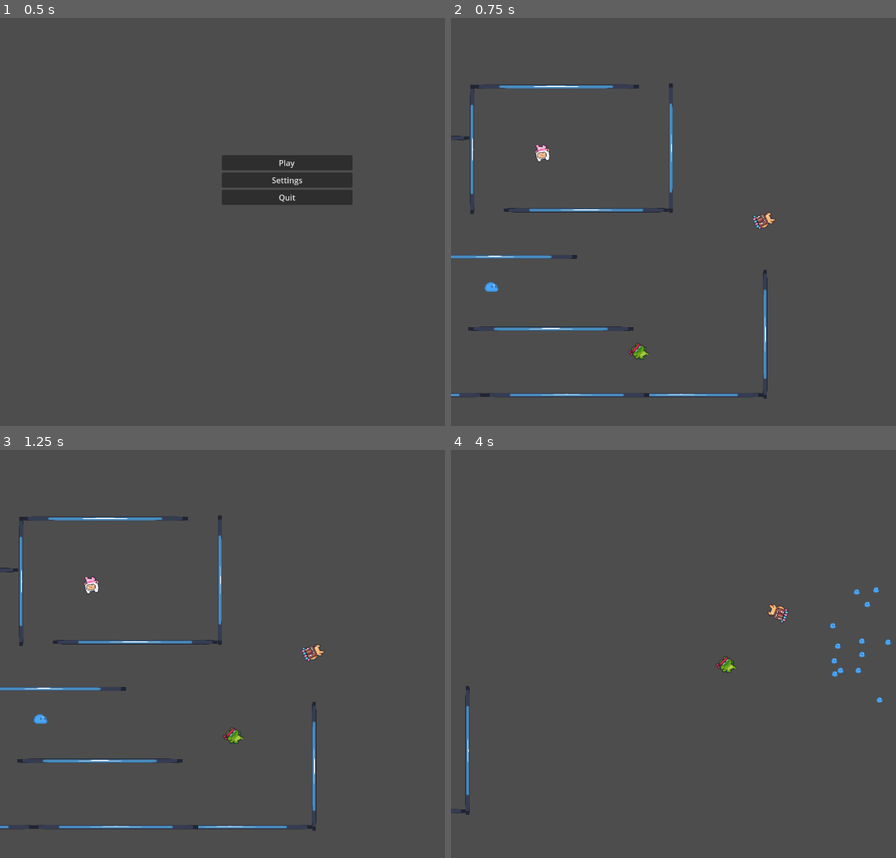
Above: before the commit, frames 1-4 (two rows, left to right).
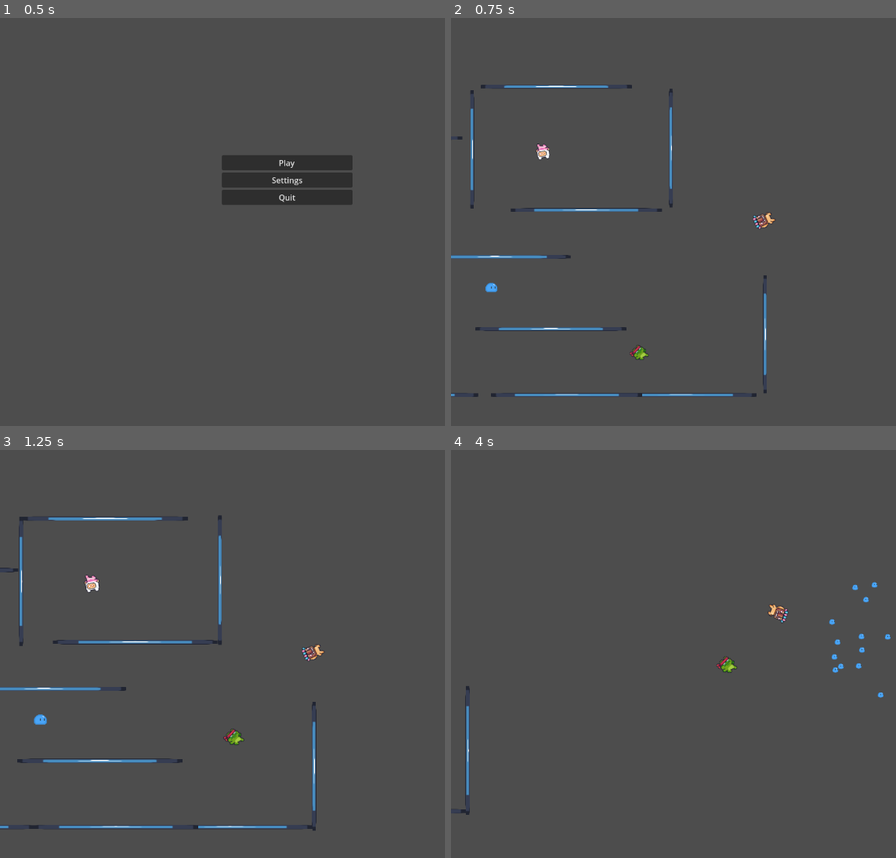
Above: after the commit, the same moments.

Repository: ArthurPesi/fundjogos
Game: Godot game, scene res://scenes/main_menu.tscn
The game is run twice, just before and just after one commit, with the same random seed, the same clock (stepped at 60 frames per second) and the same inputs. The engine's default icon, where the game draws it, is replaced by a stand-in: a white triangle on a blue panel in a dark square.
Inputs (mouse positions are in pixels of both pictures, inside the frame that each line leads up to):
- Up to frame 1 (0.5 s): no input
- Up to frame 2 (0.75 s): click "Play" at 0.5 s
- Up to frame 3 (1.25 s): no input
- Up to frame 4 (4 s): move the mouse to (outside the picture) at 1.27 s; press the mouse at (outside the picture) at 1.28 s; hold D (right) 1.28-2.03 s; move the mouse to (637, 674) at 2.02 s; release the mouse at (637, 674) at 2.03 s; hold S (down) 2.03-2.78 s; tap Space (get_weapon) at 2.1, 3.6 s; move the mouse to (829, 556) at 2.77 s; press the mouse at (829, 556) at 2.78 s; hold D (right) 2.78-3.53 s; move the mouse to (731, 743) at 3.52 s; release the mouse at (731, 743) at 3.53 s; hold W (up) from 3.53 s (still down)

Frame 1 is identical in both runs. In frame 2, 1.2% of the frame differs, in the area x 0-72%, y 15-94%; in frame 3, 0.2%; in frame 4, 0.4%.

Commit message:
added death animation to scene

Diff:
--- a/enemies/enemy_generic.tscn
+++ b/enemies/enemy_generic.tscn
@@ -13,3 +13,5 @@
 [node name="RayCast2D" type="RayCast2D" parent="."]
 
 [node name="NavigationAgent2D" type="NavigationAgent2D" parent="."]
+
+[node name="Sprite" type="Sprite2D" parent="."]
--- a/enemies/enemy_parent.gd
+++ b/enemies/enemy_parent.gd
@@ -69,7 +69,7 @@
 		curr_state = states.dead
 		$CollisionShape2D.queue_free()
 		var tween = get_tree().create_tween()
-		tween.tween_property($Sprite2D, "scale", Vector2(0,0),0.8)
+		tween.tween_property($Sprite, "scale", Vector2(0,0),0.8)
 		tween.tween_callback(queue_free)
 		world.freeze(0.5)
 		var temp_drop = drop.instantiate()
--- a/enemies/revolver_enemy.tscn
+++ b/enemies/revolver_enemy.tscn
@@ -2,16 +2,15 @@
 
 [ext_resource type="PackedScene" uid="uid://6h6ilkaxkee4" path="res://enemies/enemy_generic.tscn" id="1_egnp4"]
 [ext_resource type="Script" uid="uid://cw74wlsnt00tn" path="res://enemies/revolver.gd" id="2_0r4yr"]
-[ext_resource type="Texture2D" uid="uid://dif3pccjl1xiw" path="res://Assets 2D/NPCs/Slime/slime_die.png" id="3_pvlkk"]
+[ext_resource type="Texture2D" uid="uid://bbibllhukl0tx" path="res://Assets 2D/NPCs/Slime/slime_idle.png" id="4_hk6kh"]
 
 [node name="revolver_enemy" node_paths=PackedStringArray("weapon") instance=ExtResource("1_egnp4")]
 weapon = NodePath("revolver")
 
-[node name="Sprite2D" type="Sprite2D" parent="." index="3"]
-z_index = 1
-texture = ExtResource("3_pvlkk")
+[node name="revolver" type="Node2D" parent="." index="3"]
+script = ExtResource("2_0r4yr")
+
+[node name="Sprite" parent="." index="4"]
+texture = ExtResource("4_hk6kh")
 region_enabled = true
-region_rect = Rect2(1.19386, 4.90434, 27.5239, 25.6579)
-
-[node name="revolver" type="Node2D" parent="." index="4"]
-script = ExtResource("2_0r4yr")
+region_rect = Rect2(95.2045, 0, 32.7955, 32.8873)
--- a/enemies/shotgun_enemy.tscn
+++ b/enemies/shotgun_enemy.tscn
@@ -7,11 +7,8 @@
 [node name="shotgun_enemy" node_paths=PackedStringArray("weapon") instance=ExtResource("1_g7vba")]
 weapon = NodePath("shotgun")
 
-[node name="Sprite2D" type="Sprite2D" parent="." index="3"]
-z_index = 1
+[node name="shotgun" type="Node2D" parent="." index="3"]
+script = ExtResource("3_dql8d")
+
+[node name="Sprite" parent="." index="4"]
 texture = ExtResource("2_g7vba")
-region_enabled = true
-region_rect = Rect2(1.19386, 4.90434, 27.5239, 25.6579)
-
-[node name="shotgun" type="Node2D" parent="." index="4"]
-script = ExtResource("3_dql8d")
--- a/enemies/uzi_enemy.tscn
+++ b/enemies/uzi_enemy.tscn
@@ -7,11 +7,9 @@
 [node name="uzi_enemy" node_paths=PackedStringArray("weapon") instance=ExtResource("1_nhvon")]
 weapon = NodePath("uzi")
 
-[node name="Sprite2D" type="Sprite2D" parent="." index="3"]
+[node name="uzi" type="Node2D" parent="." index="3"]
+script = ExtResource("3_arj7d")
+
+[node name="Sprite" parent="." index="4"]
 z_index = 1
 texture = ExtResource("2_nhvon")
-region_enabled = true
-region_rect = Rect2(1.19386, 4.90434, 27.5239, 25.6579)
-
-[node name="uzi" type="Node2D" parent="." index="4"]
-script = ExtResource("3_arj7d")
--- a/enemy_holder.gd
+++ b/enemy_holder.gd
@@ -1 +1,17 @@
 extends Node2D
+
+
+func _ready():
+	var tween = get_tree().create_tween().set_parallel(true)
+	for N in get_children():
+		var sprite = N.get_node("Sprite")
+		tween.tween_property(sprite, "scale", sprite.get_scale(), 0.2).from(Vector2.ZERO)
+
+
+func reset_screen():
+	var tween = get_tree().create_tween().set_parallel(true)
+	for N in get_children():
+		tween.tween_property(N, "scale", Vector2.ZERO, 0.3)
+		if N.is_in_group("enemy"):
+			N.curr_state = N.states.dead
+		#tween.tween_callback(N.queue_free)
--- a/player.gd
+++ b/player.gd
@@ -32,7 +32,7 @@
 		emit_signal("player_dead")
 		$CollisionShape2D.queue_free()
 		var tween = get_tree().create_tween()
-		tween.tween_property($AnimatedSprite2D, "scale", Vector2.ZERO, 0.5)
+		tween.tween_property($AnimatedSprite2D, "scale", Vector2.ZERO, 0.2)
 
 
 func walk(delta: float) -> Vector2:
@@ -48,7 +48,9 @@
 	return curr_movement * MAX_SPEED
 
 func collision_should_kill(collision) -> bool:
-	return collision.is_in_group("kill") or (curr_state == state.walking and collision.is_in_group("enemy"))
+	if collision:
+		return collision.is_in_group("kill") or (curr_state == state.walking and collision.is_in_group("enemy"))
+	return false
 
 var atk_move = Vector2()
 
@@ -118,13 +120,14 @@
 			if attackCounter >= ATTACK_DURATION:
 				curr_state = state.walking
 
-	for index in get_slide_collision_count():
-		var collision = get_slide_collision(index).get_collider()
-		if collision_should_kill(collision):
-			die_player()
-		elif curr_state == state.attacking and collision.is_in_group("enemy"):
-			attackCounter = clamp(attackCounter - 0.03,0, attackCounter)
-			collision.die()
+	if curr_state != state.dead:
+		for index in get_slide_collision_count():
+			var collision = get_slide_collision(index).get_collider()
+			if collision_should_kill(collision):
+				die_player()
+			elif curr_state == state.attacking and collision.is_in_group("enemy"):
+				attackCounter = clamp(attackCounter - 0.03,0, attackCounter)
+				collision.die()
 
 	if weapon_obj:
 		if timer_weapon > 0:
--- a/scenario/wall.tscn
+++ b/scenario/wall.tscn
@@ -6,7 +6,7 @@
 
 [node name="StaticBody2D" type="StaticBody2D" groups=["obstacle"]]
 
-[node name="Sprite2D" type="Sprite2D" parent="."]
+[node name="Sprite" type="Sprite2D" parent="."]
 position = Vector2(-1.90735e-06, -1.90735e-06)
 scale = Vector2(0.15625, 0.15625)
 texture = ExtResource("1_xxgf6")
--- a/scenes/level.gd
+++ b/scenes/level.gd
@@ -15,6 +15,8 @@
 @onready var camera: Camera2D = $player/Camera2D
 @onready var noise = FastNoiseLite.new()
 @onready var pause_menu = get_node("player/Camera2D/pause_menu")
+@onready var enemy_holder: Node2D = $EnemyHolder
+@onready var navigation_region: NavigationRegion2D = $NavigationRegion2D
 
 func _ready() -> void:
 	Engine.time_scale = 1
@@ -48,7 +50,9 @@
 
 func _on_player_player_dead() -> void:
 	if get_tree():
-		await get_tree().create_timer(0.8).timeout
+		enemy_holder.reset_screen()
+		navigation_region.reset_screen()
+		await get_tree().create_timer(0.5).timeout
 		get_tree().reload_current_scene()
 
 
--- a/scenes/scene_2d.tscn
+++ b/scenes/scene_2d.tscn
@@ -1,11 +1,12 @@
-[gd_scene load_steps=10 format=3 uid="uid://dyc04ifxvo54u"]
+[gd_scene load_steps=11 format=3 uid="uid://dyc04ifxvo54u"]
 
 [ext_resource type="PackedScene" uid="uid://dw2ldmgbhypql" path="res://player.tscn" id="1_c4isy"]
 [ext_resource type="Script" uid="uid://ctrkatorla3n4" path="res://scenes/level.gd" id="1_uv5y8"]
-[ext_resource type="Texture2D" uid="uid://ccopwmupjol38" path="res://about-to-die.jpg" id="4_uv5y8"]
+[ext_resource type="Script" uid="uid://hmm3rsnadn5y" path="res://enemy_holder.gd" id="3_3gq2v"]
 [ext_resource type="PackedScene" uid="uid://cy8f7mgxlxt4j" path="res://enemies/shotgun_enemy.tscn" id="4_wei22"]
 [ext_resource type="PackedScene" uid="uid://b7vrt7ai8o8kh" path="res://enemies/uzi_enemy.tscn" id="5_0ha08"]
 [ext_resource type="PackedScene" uid="uid://b733t0yxb3u2m" path="res://scenes/pause_menu.tscn" id="5_1b6wp"]
+[ext_resource type="PackedScene" uid="uid://cndqoexpjktaj" path="res://enemy_holder.tscn" id="6_hmmf6"]
 [ext_resource type="PackedScene" uid="uid://c2bytskoefweb" path="res://enemies/revolver_enemy.tscn" id="6_qcrin"]
 [ext_resource type="PackedScene" uid="uid://pap0k0mi1h0h" path="res://scenario/wall.tscn" id="7_0ha08"]
 
@@ -17,14 +18,9 @@
 [node name="scene_2d" type="Node2D"]
 script = ExtResource("1_uv5y8")
 
-[node name="About-to-die" type="Sprite2D" parent="."]
-visible = false
-position = Vector2(568, 269)
-scale = Vector2(0.764516, 0.764516)
-texture = ExtResource("4_uv5y8")
-
 [node name="NavigationRegion2D" type="NavigationRegion2D" parent="."]
 navigation_polygon = SubResource("NavigationPolygon_0ha08")
+script = ExtResource("3_3gq2v")
 
 [node name="vert1" parent="NavigationRegion2D" instance=ExtResource("7_0ha08")]
 position = Vector2(32, 174)
@@ -88,24 +84,6 @@
 position = Vector2(66, 335)
 scale = Vector2(12.36, 0.319995)
 
-[node name="Node" type="Node" parent="."]
-
-[node name="shotgun_enemy" parent="Node" instance=ExtResource("4_wei22")]
-position = Vector2(-132, 204)
-
-[node name="shotgun_enemy2" parent="Node" instance=ExtResource("4_wei22")]
-position = Vector2(273, 487)
-
-[node name="uzi_enemy" parent="Node" instance=ExtResource("5_0ha08")]
-position = Vector2(139, 179)
-rotation = -3.30042
-
-[node name="revolver_enemy" parent="Node" instance=ExtResource("6_qcrin")]
-position = Vector2(61, 380)
-
-[node name="revolver_enemy2" parent="Node" instance=ExtResource("6_qcrin")]
-position = Vector2(-133, 497)
-
 [node name="player" parent="." instance=ExtResource("1_c4isy")]
 z_index = 2
 position = Vector2(470, 281)
@@ -122,4 +100,22 @@
 offset_right = -571.0
 offset_bottom = -311.0
 
+[node name="EnemyHolder" parent="." instance=ExtResource("6_hmmf6")]
+
+[node name="shotgun_enemy" parent="EnemyHolder" instance=ExtResource("4_wei22")]
+position = Vector2(-132, 204)
+
+[node name="shotgun_enemy2" parent="EnemyHolder" instance=ExtResource("4_wei22")]
+position = Vector2(273, 487)
+
+[node name="uzi_enemy" parent="EnemyHolder" instance=ExtResource("5_0ha08")]
+position = Vector2(139, 179)
+rotation = 2.98277
+
+[node name="revolver_enemy" parent="EnemyHolder" instance=ExtResource("6_qcrin")]
+position = Vector2(61, 380)
+
+[node name="revolver_enemy2" parent="EnemyHolder" instance=ExtResource("6_qcrin")]
+position = Vector2(-133, 497)
+
 [connection signal="player_dead" from="player" to="." method="_on_player_player_dead"]
